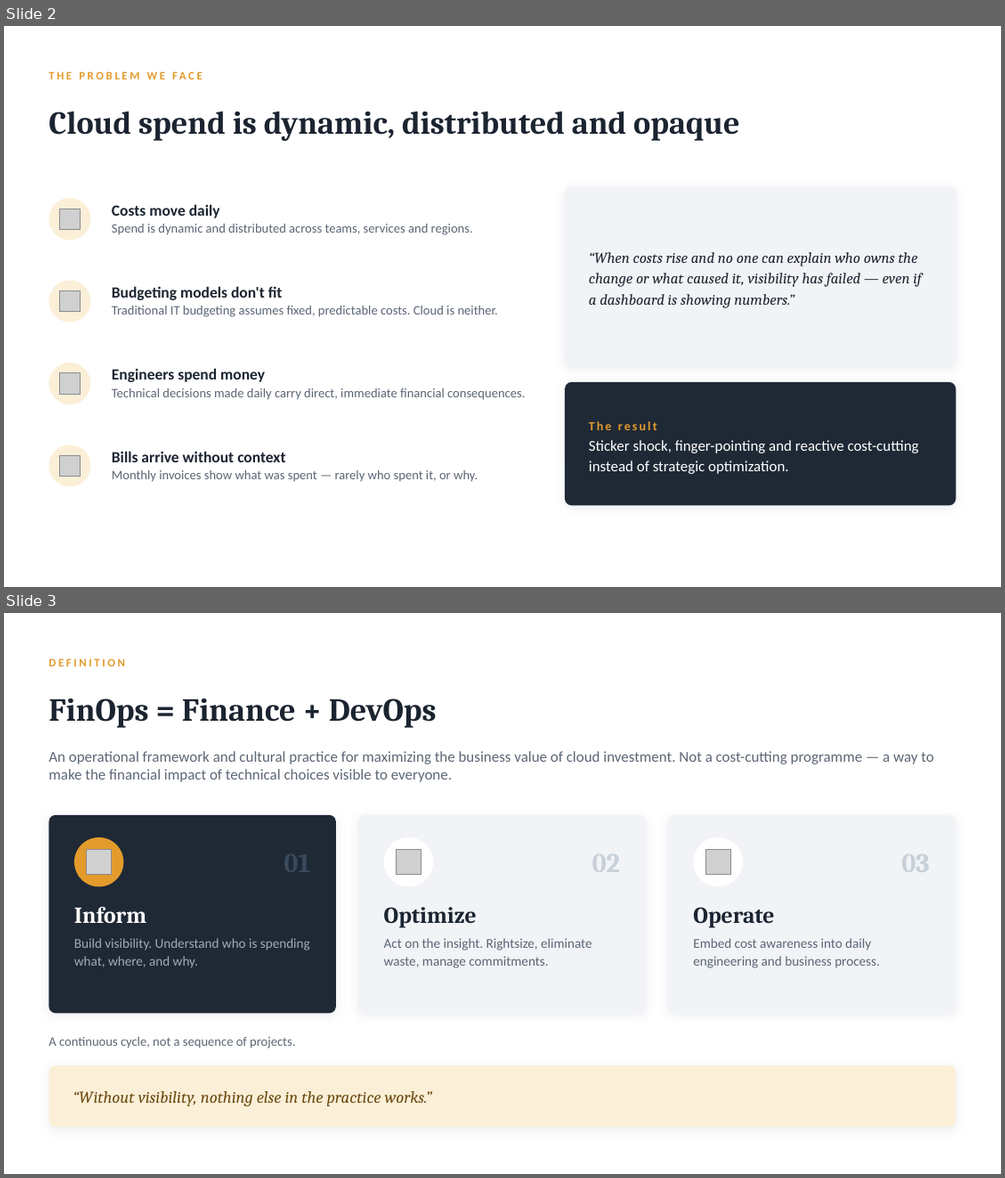
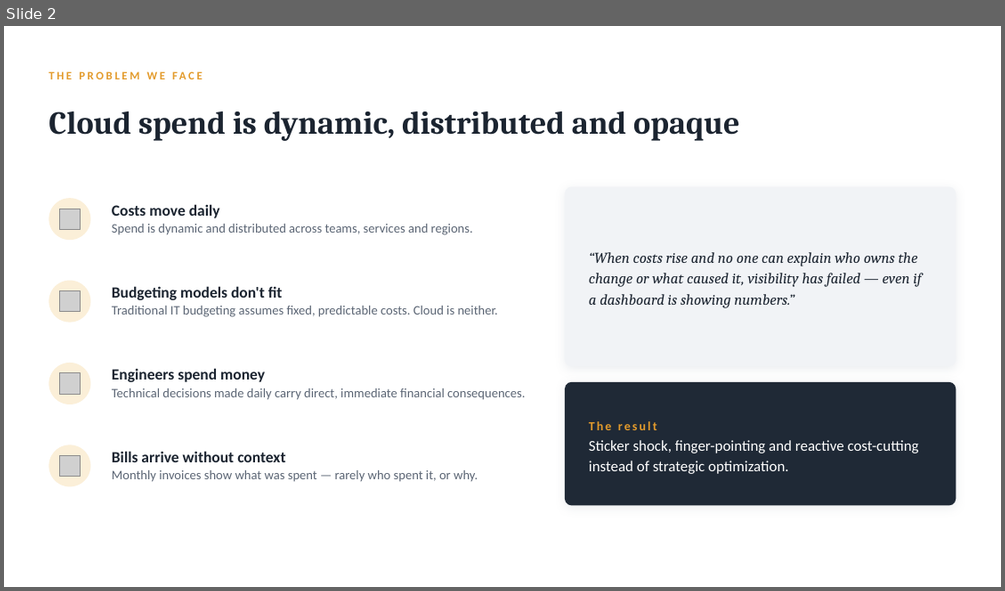
Before and after one commit to arielga5-code/Finops, a slide deck: presentations/finops-gaining-visibility-cfo.pptx. Shown one above the other, each under a label of ours: slides 2 and 3 before the commit, slide 2 after it. The pictures are 1005x1178 and 1005x591 pixels, drawn with LibreOffice and Linux fonts; fonts in the diff are those of the drawing; grey boxes stand for pictures. Boxes give left, top, right and bottom in pixels: in the first picture for what was removed or moved away, otherwise in the second. Text is boxed around its words. In the diff, an @@ line names an element or a change of style, - is before the commit and + after.

```diff
--- a/presentations/finops-gaining-visibility-cfo.pptx
+++ b/presentations/finops-gaining-visibility-cfo.pptx
@@ slide 3 removed at (x1=4, y1=613, x2=1001, y2=1174), background #FFFFFF @@
@@ text removed at (x1=48, y1=658, x2=125, y2=666) @@
-DEFINITION
@@ text removed at (x1=48, y1=698, x2=437, y2=728) @@
-FinOps = Finance + DevOps
@@ text removed at (x1=48, y1=751, x2=933, y2=782) @@
-An operational framework and cultural practice for maximizing the business value of cloud investment. Not a cost-cutting programme — a way to make the financial impact of technical choices visible to everyone.
@@ rounded rectangle removed at (x1=48, y1=815, x2=336, y2=1013) @@
@@ rounded rectangle removed at (x1=358, y1=815, x2=646, y2=1013) @@
@@ rounded rectangle removed at (x1=668, y1=815, x2=955, y2=1013) @@
@@ ellipse removed at (x1=74, y1=837, x2=123, y2=887) @@
@@ picture removed at (x1=86, y1=850, x2=111, y2=875) @@
@@ ellipse removed at (x1=384, y1=837, x2=433, y2=887) @@
@@ picture removed at (x1=396, y1=850, x2=421, y2=875) @@
@@ ellipse removed at (x1=694, y1=837, x2=743, y2=887) @@
@@ picture removed at (x1=705, y1=850, x2=730, y2=875) @@
@@ text removed at (x1=592, y1=854, x2=621, y2=872) @@
-02
@@ text removed at (x1=901, y1=854, x2=930, y2=872) @@
-03
@@ text removed at (x1=74, y1=907, x2=146, y2=923) @@
-Inform
@@ text removed at (x1=384, y1=907, x2=477, y2=928) @@
-Optimize
@@ text removed at (x1=693, y1=907, x2=774, y2=928) @@
-Operate
@@ text removed at (x1=74, y1=938, x2=310, y2=968) @@
-Build visibility. Understand who is spending what, where, and why.
@@ text removed at (x1=384, y1=938, x2=592, y2=968) @@
-Act on the insight. Rightsize, eliminate waste, manage commitments.
@@ text removed at (x1=693, y1=938, x2=880, y2=968) @@
-Embed cost awareness into daily engineering and business process.
@@ text removed at (x1=48, y1=1037, x2=295, y2=1048) @@
-A continuous cycle, not a sequence of projects.
@@ rounded rectangle removed at (x1=48, y1=1065, x2=956, y2=1127) @@
@@ text removed at (x1=73, y1=1091, x2=432, y2=1106) @@
-“Without visibility, nothing else in the practice works.”
```
Also in this commit, not shown: 1 slide changed, 6 slides added, 17 other slides removed, 9 other files.
